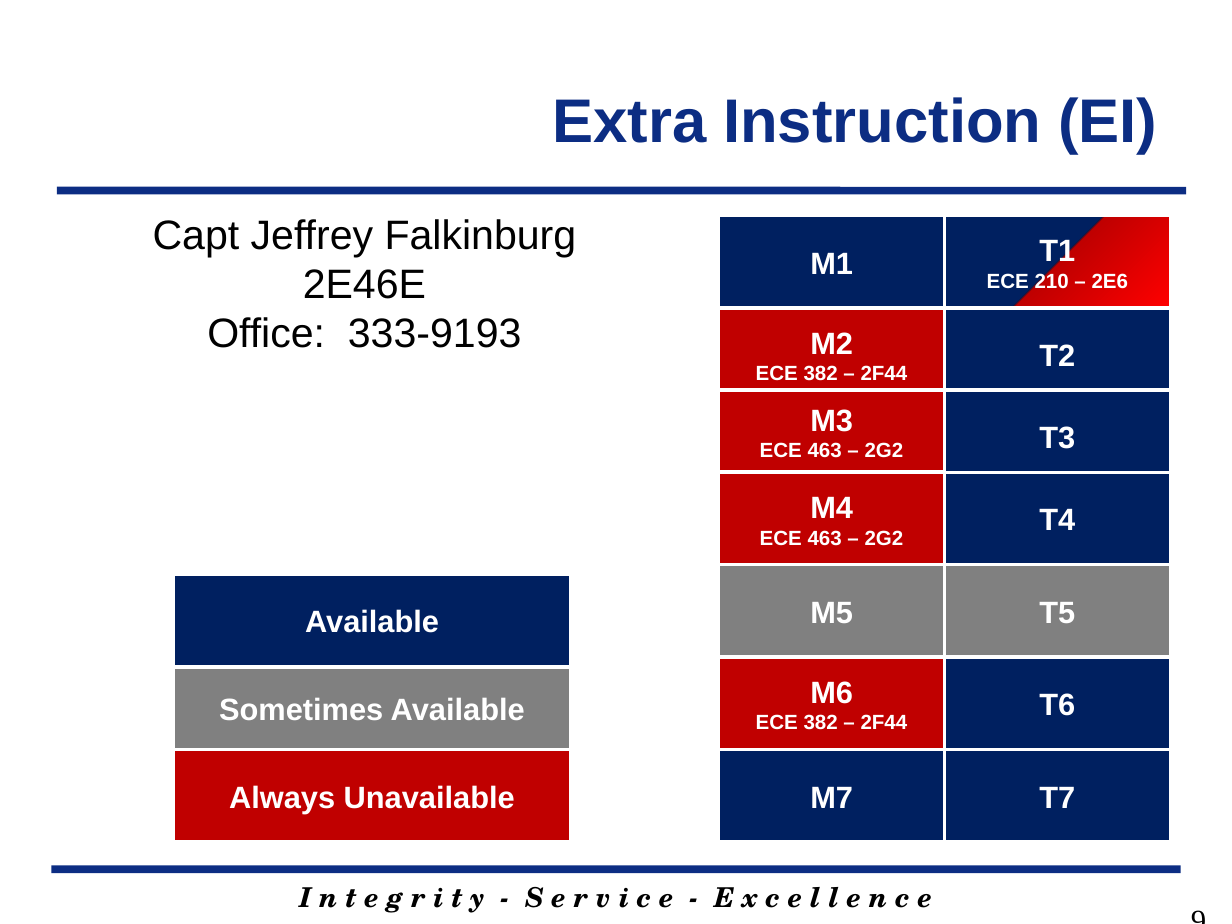
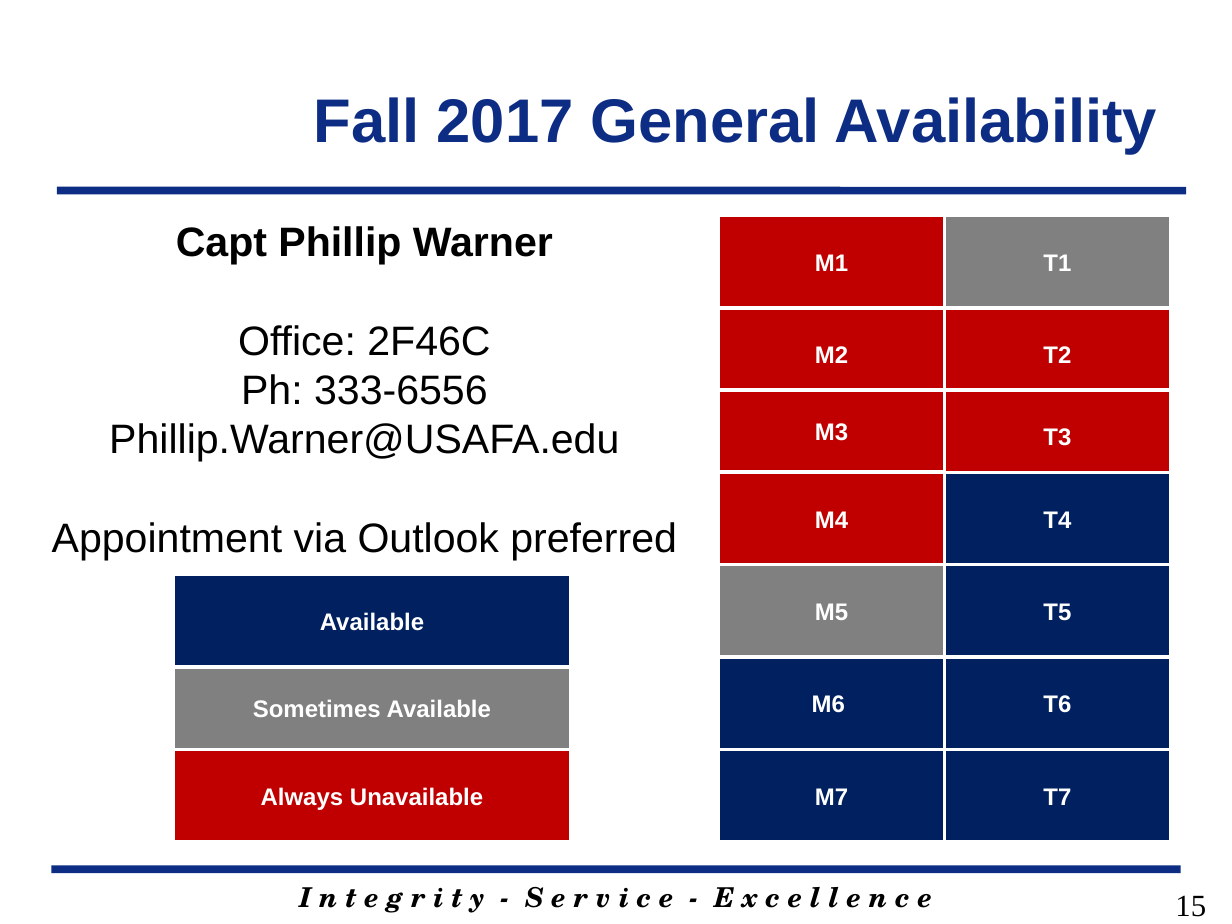
Before and after one commit to pw4rn3r/ECE382, a slide deck: slide 15 of notes/L1/Lsn1.pptx (slide 9 before the commit). Drawn at 1232x924 pixels with LibreOffice and Linux fonts; fonts in the diff are those of the drawing; background and template pictures are left out. Boxes give left, top, right and bottom in pixels: in the first picture for what was removed or moved away, otherwise in the second. Text is boxed around its words. In the diff, an @@ line names an element or a change of style, - is before the commit and + after.

Commit message:
Updated Lsn1 Ppt

```diff
--- a/notes/L1/Lsn1.pptx
+++ b/notes/L1/Lsn1.pptx
@@ title at bbox=[314, 97, 1158, 154]: text changed @@
-Extra Instruction (EI)
+Fall 2017 General Availability
@@ text added at bbox=[109, 226, 619, 462], 24 pt, text #000000 @@
+Capt Phillip Warner
+Office: 2F46C
+Ph: 333-6556
+Phillip.Warner@USAFA.edu
+Appointment via Outlook preferred
@@ text removed at bbox=[153, 219, 577, 348] @@
-Capt Jeffrey Falkinburg
-2E46E
-Office: 333-9193
@@ rectangle "T1" at bbox=[945, 216, 1170, 308]: size 18 to 14 pt; fill gradient #002060 to #C00000 to #FF0000 to #808080 @@
@@ text in rectangle at bbox=[987, 272, 1128, 293]: paragraph removed @@
-ECE 210 – 2E6
@@ text in rectangle at bbox=[756, 365, 908, 381]: paragraph removed @@
-ECE 382 – 2F44
@@ size 18 to 14 pt; fill #002060 to #C00000 in 3 elements at bbox=[718, 216, 944, 308], bbox=[945, 308, 1170, 400], bbox=[945, 391, 1170, 483] @@
@@ text in rectangle at bbox=[760, 442, 904, 458]: paragraph removed @@
-ECE 463 – 2G2
@@ size 18 to 14 pt in 11 elements at bbox=[718, 749, 944, 841], bbox=[718, 564, 944, 657], bbox=[945, 657, 1170, 749], bbox=[945, 749, 1170, 841], bbox=[945, 472, 1170, 564], bbox=[174, 668, 572, 750], bbox=[174, 574, 572, 667], bbox=[174, 749, 572, 841], bbox=[718, 308, 944, 400], bbox=[718, 391, 944, 473], bbox=[718, 472, 944, 564] @@
@@ text in rectangle at bbox=[760, 530, 904, 546]: paragraph removed @@
-ECE 463 – 2G2
@@ rectangle "T5" at bbox=[945, 564, 1170, 657]: size 18 to 14 pt; fill #808080 to #002060 @@
@@ rectangle "M6" at bbox=[718, 657, 944, 749]: size 18 to 14 pt; fill #C00000 to #002060 @@
@@ text in rectangle at bbox=[756, 714, 908, 730]: paragraph removed @@
-ECE 382 – 2F44
@@ page number at bbox=[1175, 895, 1206, 917]: text changed @@
-9
+15
```
Also in this commit, not shown: 12 other slides changed, 22 slides added, 4 slides removed.
